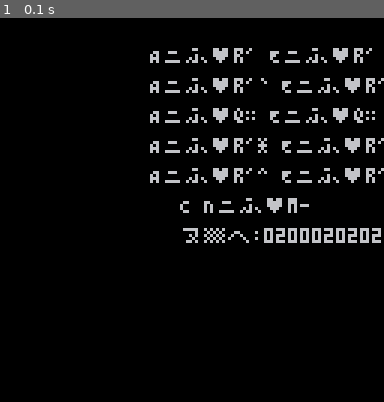
Above: before the commit, frame 1.
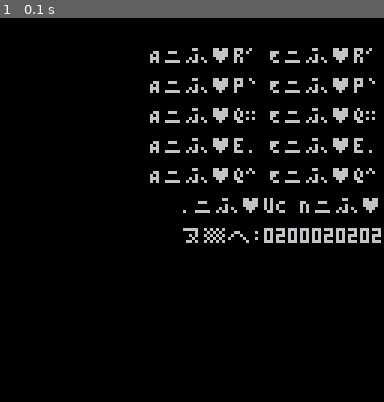
Above: after the commit, the same moment.

Repository: kamencesc/pico8-punctuation
Game: PICO-8 cartridge punct.p8
Same seed, same stepped clock (60 frames per second), same inputs: the game is played once before the commit and once after it.
Inputs:
- Up to frame 1 (0.1 s): no input

The runs differ from the first frame. In frame 1, 2.4% of the frame differs, in the area x 46-100%, y 15-51%.

Commit message:
Add files via upload
Some code has lost, now it's full again.

Diff:
--- a/punct.p8
+++ b/punct.p8
@@ -29,11 +29,22 @@
   for i in all(split("A,E,I,O,U")) do
    if (l1==i) intab=true
   end
-  if l2=="#" then
+  if l2=="`" then
+   ret..=l1.."ᵇp`"
+   n+=1
+  elseif l2=="*" then
+   ret..=l1.."ᵇe."
+   n+=1
+  elseif l2=="^" then
+   ret..=l1.."ᵇq^"
+   n+=1
+  elseif l2=="#" then
    if (l1=="?") ret..="⁶:0200030107000000³c"
    if (l1=="!") ret..="⁶:0200020202000000³c"
    if (intab)ret..=l1.."ᵇq"..chr(20)
    n+=1
+  elseif l1=="C" then
+   ret..=".ᵇuC"
   elseif l1=="N" then
    ret..="Nᵇm-"
   elseif intab then
